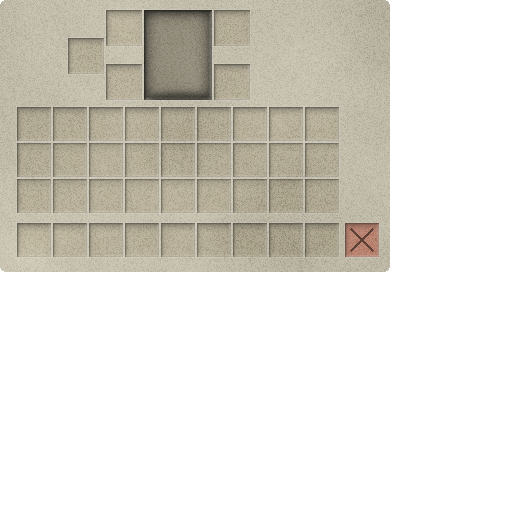
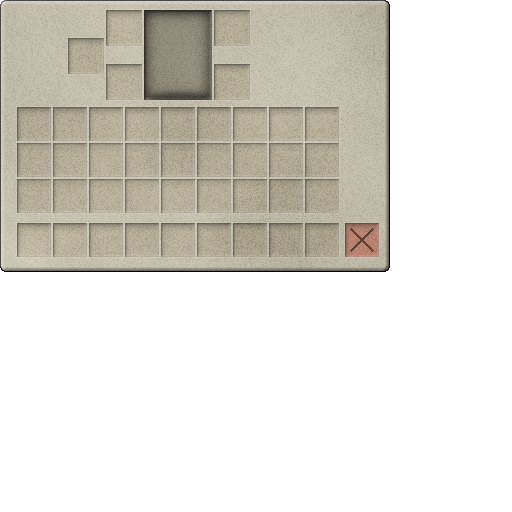
Two versions of the same layered image (512px x 512px). Layer-by-layer changes:
pixels changed over [0, 0, 390, 272] (layer not identified)
